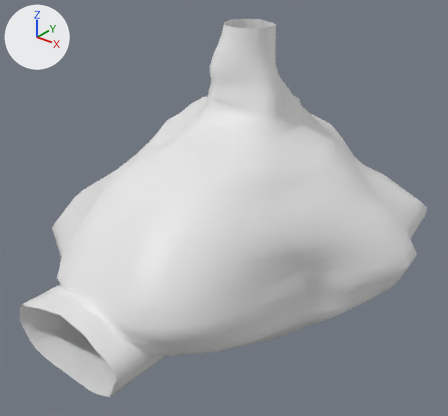
Renders of the Blender file models/room04/room04.blend from each side of a commit.
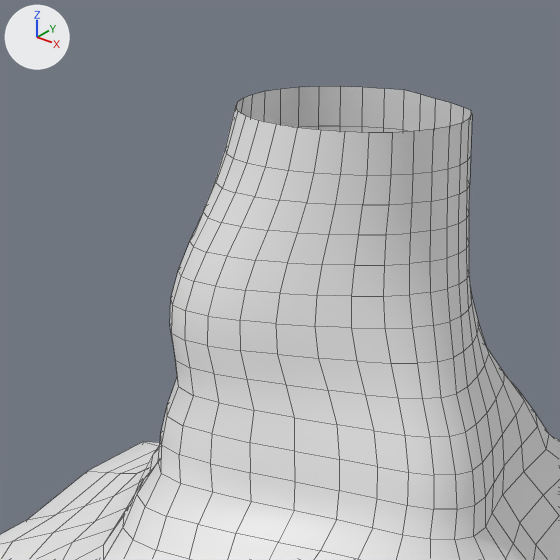
Each version is shown whole from a camera (50 mm lens) standing at (12.34, -16.25, 9.57) and looking at (0.31, -1.22, 0.25), then close up on the part from 39% to 66% of the width and 0% to 30% of the height. Every picture has the same lights, and +X, +Y and +Z are marked at upper left. The close-ups show mesh edges as thin lines.

Names of what the first close-up shows: 'cavern'.
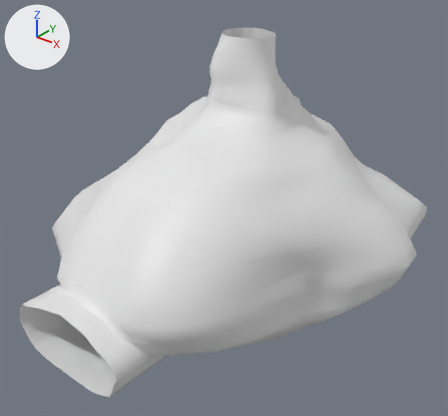
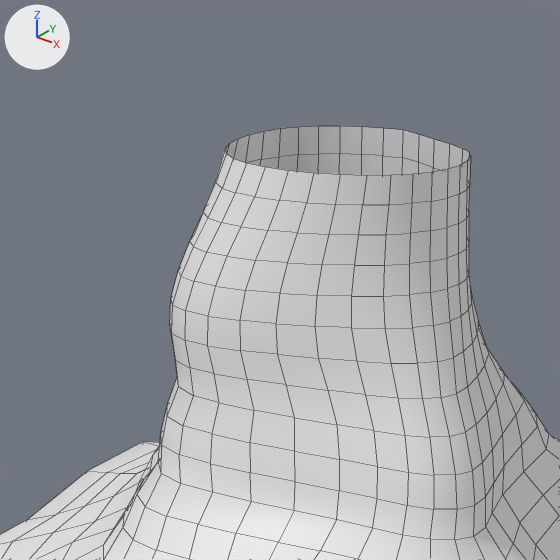
Changed parts and their boxes (x1, y1, x2, y2) in the close-ups (560 x 560 px):
'cavern', reshaped
    before: (0, 86, 560, 560)
    after: (0, 126, 560, 560)
part 1 of me_circle, deleted
    before: (225, 86, 472, 175)

The change, as a list of edits to the scene's bpy script:
```text
Change me_circle:
    used by ob_cavern; location = (0.0, 0.0, 0.0)
    remove me_circle.from_pydata(...)  # 1634 vertices, 1576 faces; spans x -5.99..6.21, y -8.0..6.67, z -3.32..6.13
    add me_circle.from_pydata(...)  # 1602 vertices, 1544 faces; spans x -5.99..6.21, y -8.0..6.67, z -3.32..5.84
    me_circle part 1
    32 vertices are removed from x -1.07..0.84, y -0.18..1.53, z 6.11..6.13
    32 faces are deleted
```
